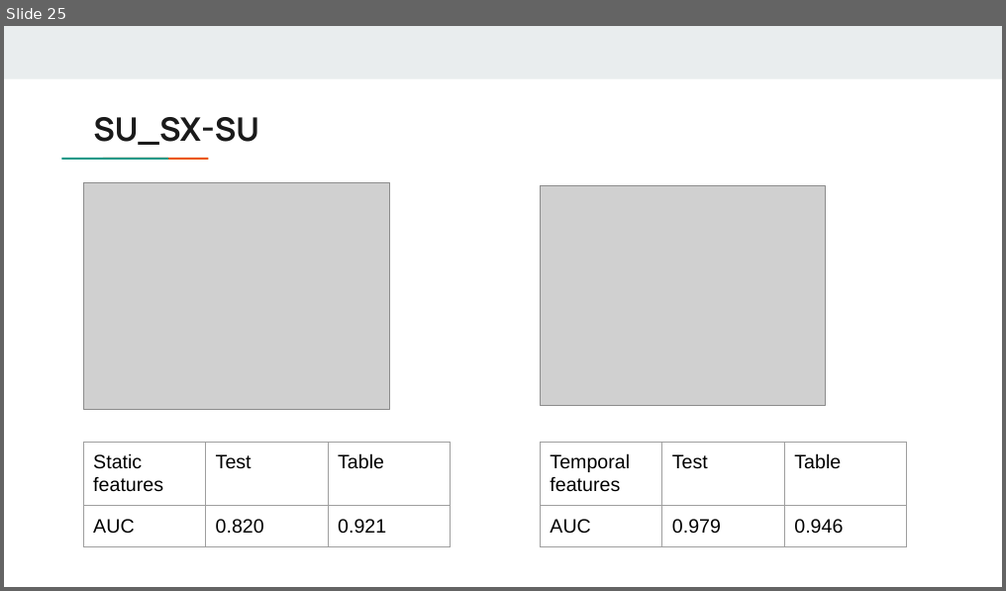
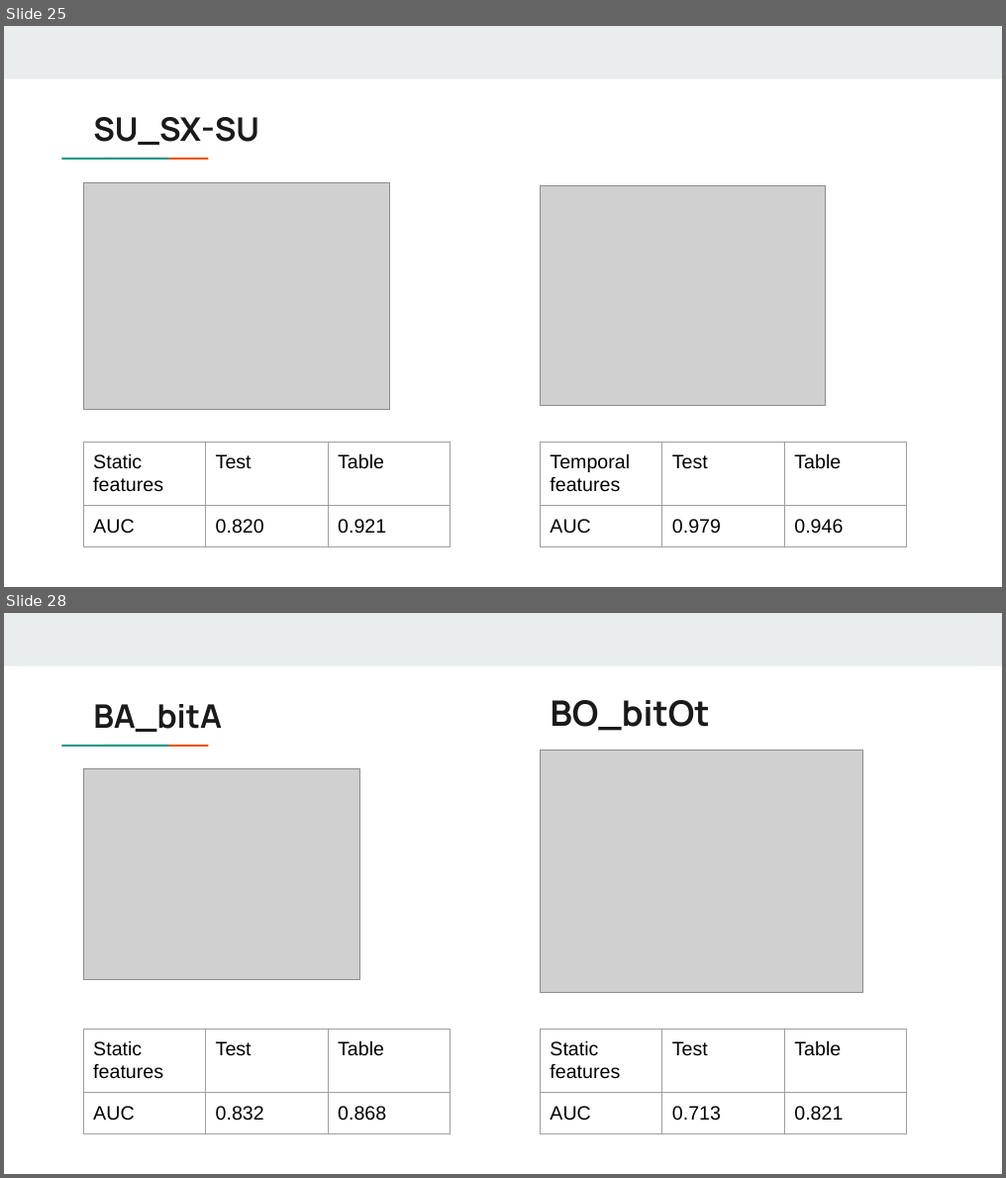
Before and after one commit to answerIII/GraphTheory2022-2023, a slide deck: notes/Team17.pptx. Shown one above the other, each under a label of ours: slide 25 before the commit, slides 25 and 28 after it; the slides between them are not shown. The pictures are 1006x591 and 1006x1178 pixels, drawn with LibreOffice and Linux fonts; fonts in the diff are those of the drawing; grey boxes stand for pictures. Boxes give left, top, right and bottom in pixels: in the first picture for what was removed or moved away, otherwise in the second. Text is boxed around its words. In the diff, an @@ line names an element or a change of style, - is before the commit and + after.

```diff
--- a/notes/Team17.pptx
+++ b/notes/Team17.pptx
@@ slide 28 added at bbox=[4, 613, 1002, 1174], background #FFFFFF; not listed: 3 template elements that a slide beside it also shows @@
@@ text added at bbox=[550, 700, 710, 731], 25.4 pt, text #1A1A1A, bold @@
+BO_bitOt
@@ title added at bbox=[93, 704, 222, 732], 23.4 pt, text #1A1A1A, bold @@
+BA_bitA
@@ picture added at bbox=[540, 750, 863, 992] @@
@@ picture added at bbox=[84, 768, 361, 979] @@
@@ table added at bbox=[84, 1029, 452, 1139], 2 rows, 3 columns @@
+Static features | Test | Table
+AUC | 0.832 | 0.868
@@ table added at bbox=[540, 1029, 908, 1139], 2 rows, 3 columns @@
+Static features | Test | Table
+AUC | 0.713 | 0.821
```
Also in this commit, not shown: 6 slides changed, 2 other slides added, 29 other files.
